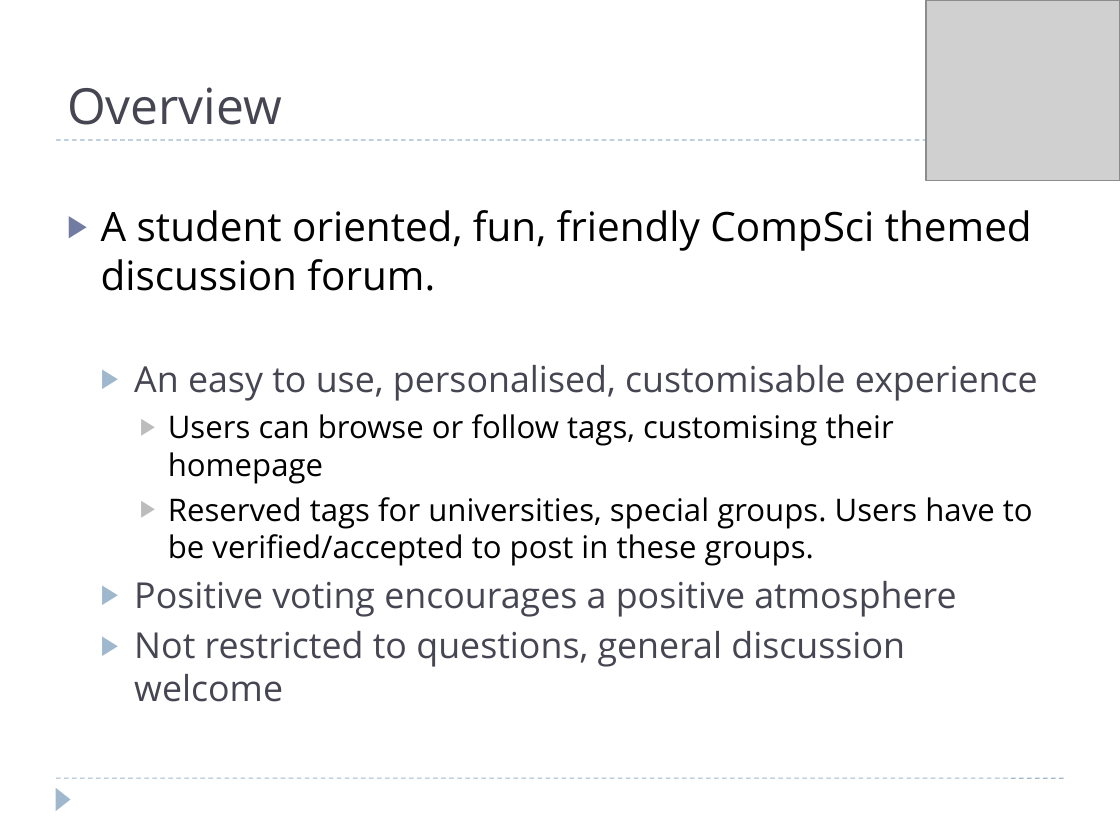
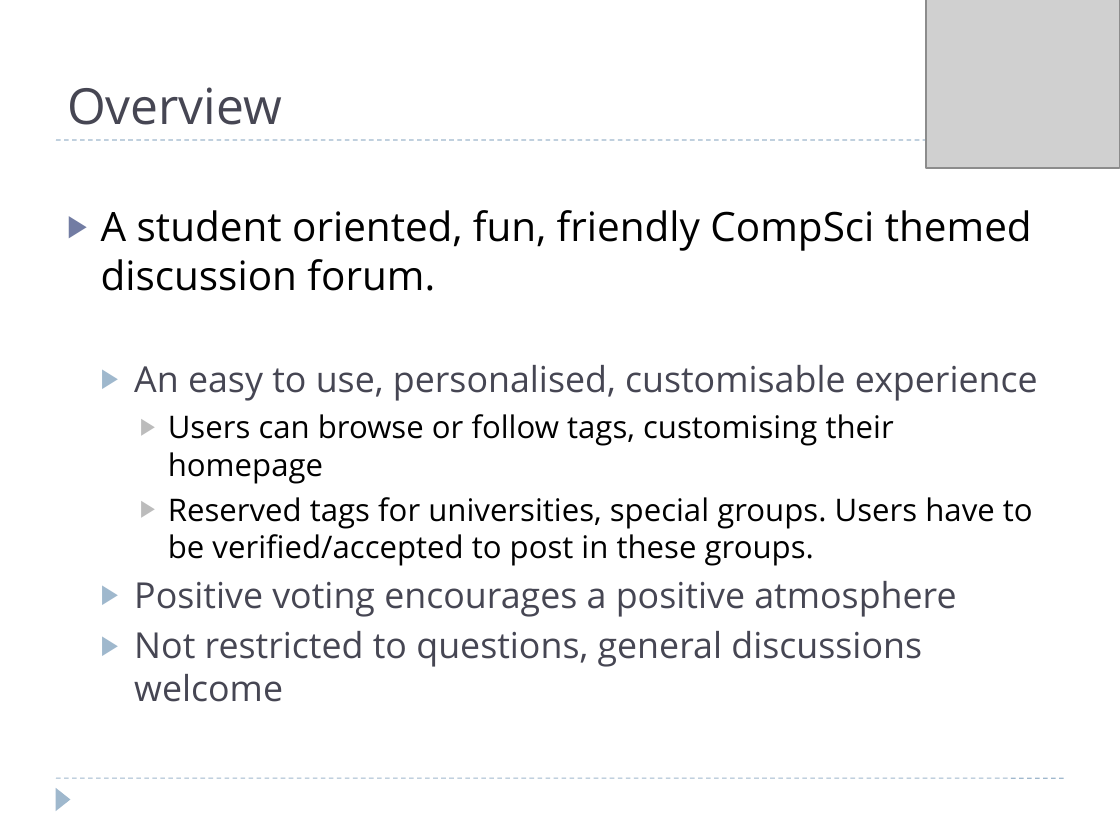
Before and after one commit to projectgoav/studeso, a slide deck: slide 2 of docs/presentation.pptx. Drawn at 1120x840 pixels with LibreOffice and Linux fonts; fonts in the diff are those of the drawing; grey boxes stand for pictures. Boxes give left, top, right and bottom in pixels: in the first picture for what was removed or moved away, otherwise in the second. Text is boxed around its words. In the diff, an @@ line names an element or a change of style, - is before the commit and + after.

```diff
--- a/docs/presentation.pptx
+++ b/docs/presentation.pptx
@@ picture: place and size @@
-picture at bbox=[926, 0, 1120, 180]
+picture at bbox=[926, 0, 1120, 168]
@@ text at bbox=[134, 631, 922, 702]: text changed @@
-  ▶ Not restricted to questions, general discussion welcome
+  ▶ Not restricted to questions, general discussions welcome
```
Also in this commit, not shown: 3 other slides changed, 2 slides added, 1 slide removed, 1 other file.
